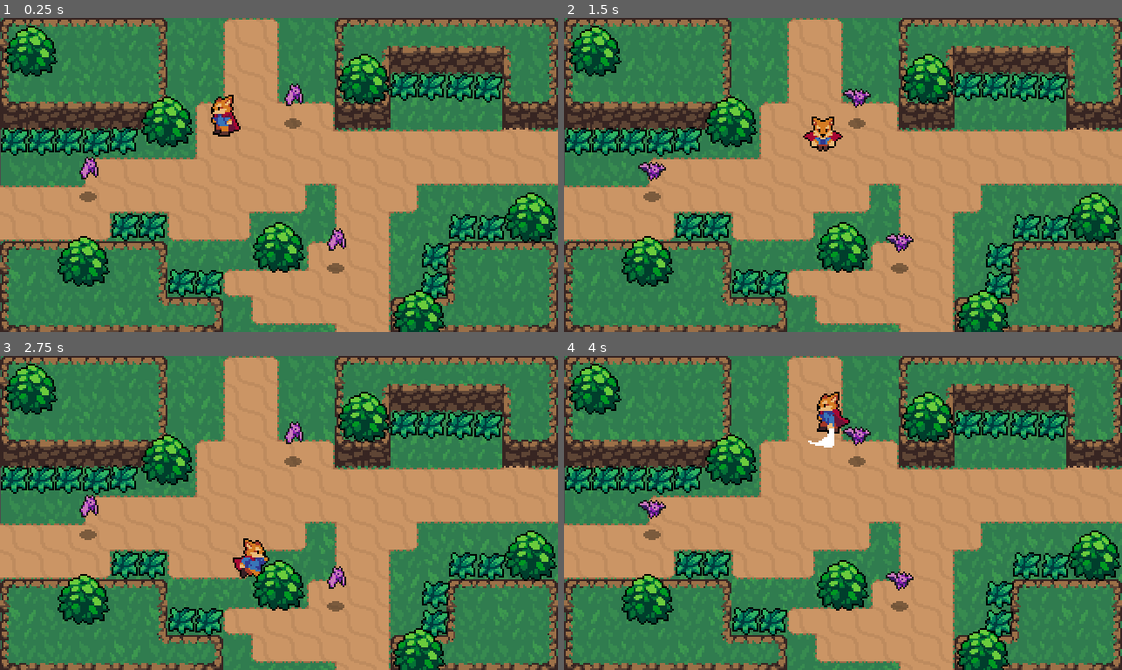
Above: before the commit, frames 1-4 (two rows, left to right).
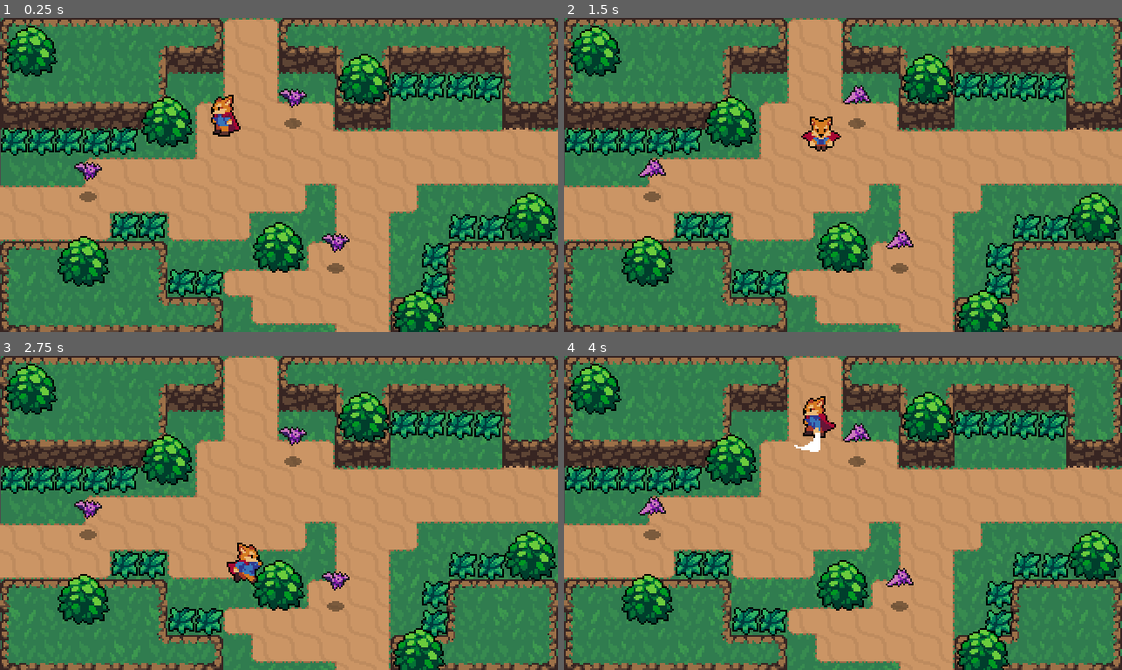
Above: after the commit, the same moments.

Repository: lone-llama-playground/Action-RPG--Tutorial
Game: Godot game, scene res://World.tscn
Same seed, same stepped clock (60 frames per second), same inputs: the game is played once before the commit and once after it.
Inputs:
- Up to frame 1 (0.25 s): no input
- Up to frame 2 (1.5 s): hold Right (ui_right) 0.53-1.28 s; tap C (attack) at 0.6 s; hold Down (ui_down) from 1.28 s (still down); tap Space (roll) at 1.35 s
- Up to frame 3 (2.75 s): release Down (ui_down) at 2.03 s; hold Right (ui_right) from 2.03 s (still down); tap C (attack) at 2.1 s
- Up to frame 4 (4 s): release Right (ui_right) at 2.78 s; hold Up (ui_up) 2.78-3.53 s; tap Space (roll) at 2.85 s; hold Left (ui_left) from 3.53 s (still down); tap C (attack) at 3.6 s

The runs differ from the first frame. In frame 1, 3.3% of the frame differs, in the area x 13-65%, y 0-75%; in frame 2, 3.6%; in frame 3, 4.0%; in frame 4, 4.3%.

Commit message:
Pt 14 Added Health to Bat

Diff:
--- a/Bat.gd
+++ b/Bat.gd
@@ -1,10 +1,16 @@
 extends KinematicBody2D
 
 var knockback = Vector2.ZERO
+
+onready var stats = $Stats
 
 func _physics_process(delta):
 	knockback = knockback.move_toward(Vector2.ZERO, 200 * delta)
 	knockback = move_and_slide(knockback)
 
 func _on_Hurtbox_area_entered(area):
+	stats.health -= area.damage
 	knockback = area.knockback_vector * 120
+
+func _on_Stats_no_health():
+	queue_free()
--- a/Bat.tscn
+++ b/Bat.tscn
@@ -1,9 +1,10 @@
-[gd_scene load_steps=13 format=2]
+[gd_scene load_steps=14 format=2]
 
 [ext_resource path="res://Enemies/Bat.png" type="Texture" id=1]
 [ext_resource path="res://Shadows/SmallShadow.png" type="Texture" id=2]
 [ext_resource path="res://Overlap/Hurtbox.tscn" type="PackedScene" id=3]
 [ext_resource path="res://Bat.gd" type="Script" id=4]
+[ext_resource path="res://Stats.tscn" type="PackedScene" id=5]
 
 [sub_resource type="AtlasTexture" id=1]
 atlas = ExtResource( 1 )
@@ -47,7 +48,7 @@
 [node name="AnimatedSprite" type="AnimatedSprite" parent="."]
 frames = SubResource( 6 )
 animation = "AnimationFly"
-frame = 4
+frame = 1
 playing = true
 offset = Vector2( 0, -12 )
 
@@ -63,6 +64,10 @@
 [node name="CollisionShape2D" parent="Hurtbox" index="0"]
 position = Vector2( 0, -13 )
 shape = SubResource( 8 )
+
+[node name="Stats" parent="." instance=ExtResource( 5 )]
+max_health = 2.0
 [connection signal="area_entered" from="Hurtbox" to="." method="_on_Hurtbox_area_entered"]
+[connection signal="no_health" from="Stats" to="." method="_on_Stats_no_health"]
 
 [editable path="Hurtbox"]
--- /dev/null
+++ b/Overlap/Hitbox.gd
@@ -0,0 +1,3 @@
+extends Area2D
+
+export var damage = 1
--- a/Overlap/Hitbox.tscn
+++ b/Overlap/Hitbox.tscn
@@ -1,7 +1,10 @@
-[gd_scene format=2]
+[gd_scene load_steps=2 format=2]
+
+[ext_resource path="res://Overlap/Hitbox.gd" type="Script" id=1]
 
 [node name="Hitbox" type="Area2D"]
 collision_layer = 0
 collision_mask = 0
+script = ExtResource( 1 )
 
 [node name="CollisionShape2D" type="CollisionShape2D" parent="."]
--- a/Player/Player.gd
+++ b/Player/Player.gd
@@ -1,9 +1,9 @@
 extends KinematicBody2D
 
-const ACCELERATION = 500
-const MAX_SPEED = 85
-const ROLL_SPEED = 120
-const FRICTION = 500
+export var ACCELERATION = 500
+export var MAX_SPEED = 85
+export var ROLL_SPEED = 120
+export var FRICTION = 500
 
 enum{
 	MOVE,
--- a/Player/Player.tscn
+++ b/Player/Player.tscn
@@ -606,6 +606,7 @@
 [node name="Player" type="KinematicBody2D"]
 collision_layer = 2
 script = ExtResource( 1 )
+MAX_SPEED = 80
 
 [node name="Player" type="Sprite" parent="."]
 position = Vector2( 0, -9 )
--- a/Player/SwordHitbox.gd
+++ b/Player/SwordHitbox.gd
@@ -1,3 +1,3 @@
-extends Area2D
+extends "res://Overlap/Hitbox.gd"
 
 var knockback_vector = Vector2.ZERO
--- /dev/null
+++ b/Stats.gd
@@ -0,0 +1,11 @@
+extends Node
+
+export(float) var max_health = 1
+onready var health = max_health setget set_health
+
+signal no_health
+
+func set_health(value):
+	health = value
+	if health <= 0:
+		emit_signal("no_health")
--- /dev/null
+++ b/Stats.tscn
@@ -0,0 +1,6 @@
+[gd_scene load_steps=2 format=2]
+
+[ext_resource path="res://Stats.gd" type="Script" id=1]
+
+[node name="Stats" type="Node"]
+script = ExtResource( 1 )
--- a/World.tscn
+++ b/World.tscn
@@ -502,7 +502,7 @@
 cell_size = Vector2( 32, 32 )
 collision_mask = 0
 format = 1
-tile_data = PoolIntArray( 0, 0, 0, 1, 0, 1, 2, 0, 2, 6, 0, 4, 7, 0, 196609, 8, 0, 196609, 9, 0, 7, 6 …(292 unchanged characters)…
+tile_data = PoolIntArray( 0, 0, 0, 1, 0, 1, 2, 0, 5, 3, 0, 196610, 5, 0, 196608, 6, 0, 8, 7, 0, 196609, 8, 0, 196609, 9, 0, 7, 6 …(292 unchanged characters)…
 
 [node name="YSort" type="YSort" parent="."]
 
